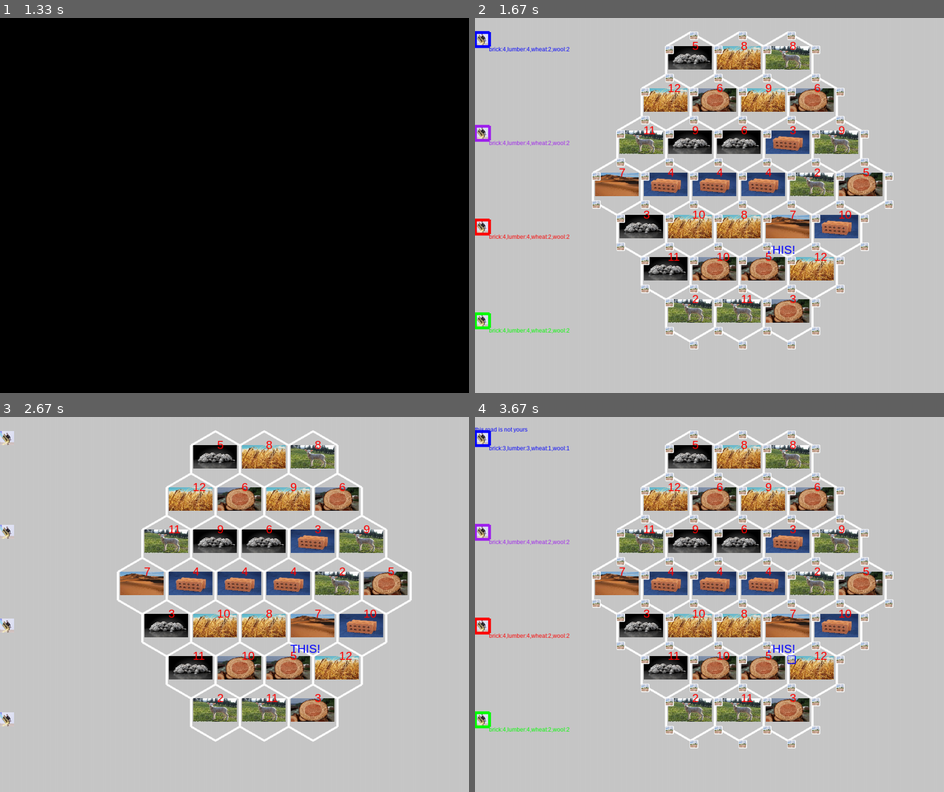
Above: before the commit, frames 1-4 (two rows, left to right).
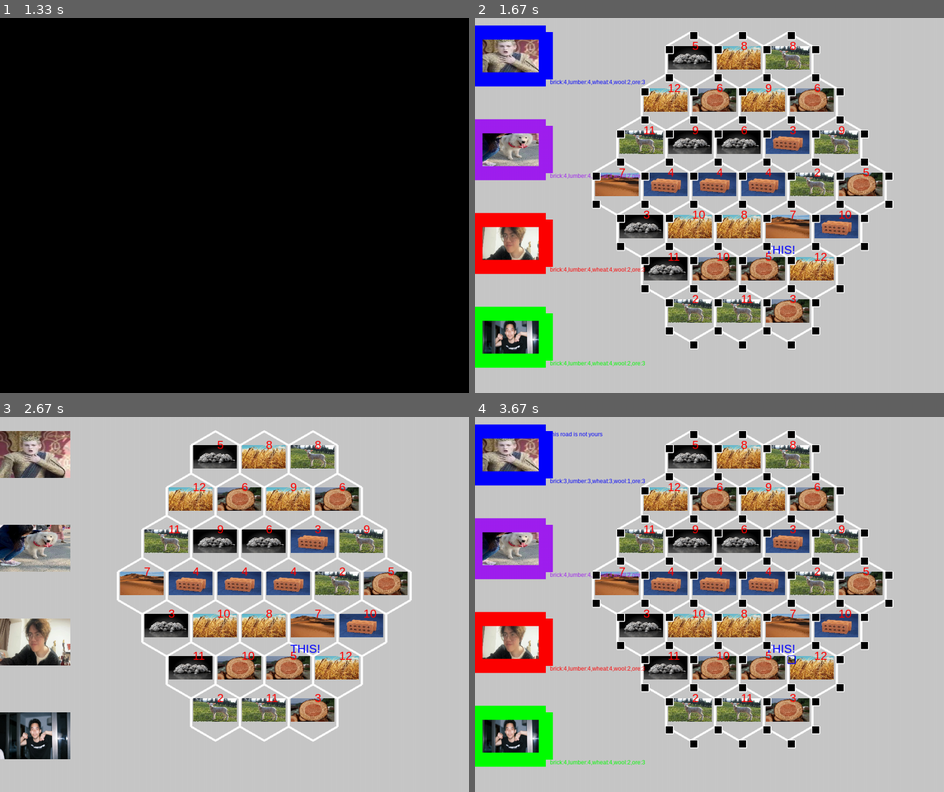
Above: after the commit, the same moments.

Repository: HAOzj/Practices-Python
Game: pygame game, started from pygame/catan/main.py
Same seed, same stepped clock (60 frames per second), same inputs: the game is played once before the commit and once after it.
Inputs:
- Up to frame 1 (1.33 s): hold Up 0.83-1.3 s
- Up to frame 2 (1.67 s): no input
- Up to frame 3 (2.67 s): tap V at 2.4 s
- Up to frame 4 (3.67 s): tap T at 3.07 s; hold Left from 3.4 s (still down)

Frame 1 is identical in both runs. In frame 2, 13% of the frame differs, in the area x 0-89%, y 1-94%; in frame 3, 6.9%; in frame 4, 13%.

Commit message:
distinguish village and town; warning message refactor
1. vertex can be upgraded
2. player has point and the game is over when reaching the win point
3. change warning message mechanism

Diff:
--- a/pygame/catan/conf.py
+++ b/pygame/catan/conf.py
@@ -12,7 +12,11 @@
 # tile
 RADIUS = 30
 
+# vertex
+INIT_COLOR = 'white'
+
 # 玩家配置
+WIN_POINT = 10
 names = ['小蓝', '小紫', '小红', '小绿']
 colors = ['blue', 'purple', 'red', 'green']
 xs = [0] * 4
--- a/pygame/catan/main.py
+++ b/pygame/catan/main.py
@@ -10,12 +10,12 @@
 import pygame
 
 from conf import (
-    CAPTION, WIDTH, HEIGHT, BACKGROUND,
+    CAPTION, WIDTH, HEIGHT, BACKGROUND, WIN_POINT,
     xs, ys, colors, names
 )
-from edge import Edge
-from vertex import Vertex
-from player import Player
+from player import (
+    Player, WarningMessage
+)
 from tile import Hexagon
 from util import (
     init_layout, drop_duplicate_and_befriend_edge_vertex
@@ -27,7 +27,8 @@
     for tile in hexs:
         resource = tile.res
         for vertex in [vertex for vertex in tile.vertices if vertex.color in color2player]:
-            color2player[vertex.color] + resource
+            if vertex.level == 2:
+                color2player[vertex.color] + resource
 
     print('---initialize resource---')
     for jugador in color2player.values():
@@ -41,7 +42,7 @@
         screen: 显示的屏幕
 
     Returns:
-        list(Tile)
+        list[Tile]
         dict
     """
     # x_unit和y_unit表示相邻两层的第一个六边形中心的坐标差
@@ -78,7 +79,8 @@
         resource = tile.res
         for vertex in [vertex for vertex in tile.vertices if vertex.color in color2player]:
             jugador = color2player[vertex.color]
-            jugador + resource
+            for _ in range(vertex.level):
+                jugador + resource
 
     print(f"{turno} round, {joueur.name} has rolled {no}")
 
@@ -91,7 +93,7 @@
     """
     road = tile.edges[j - 1]
     if road.color != Hexagon.INIT_COLOR:
-        player.warning(is_occupied=True)
+        player.warning(message=WarningMessage.OCCUPIED)
     elif not is_check or any(
             [adj.color == player.color for adj in edge2edge[road]] +
             [adj.color == player.color for adj in edge2ver[road]]
@@ -101,7 +103,7 @@
         else:
             player.warning(obj='road')
     else:
-        player.warning(is_enclave=True)
+        player.warning(message=WarningMessage.ENCLAVE)
     sleep(0.5)
 
 
@@ -121,16 +123,36 @@
     """
     village = tile.vertices[j - 1]
     if village.color != Hexagon.INIT_COLOR:
-        player.warning(is_occupied=True)
+        player.warning(message=WarningMessage.OCCUPIED)
     elif not is_check or any([edge.color == player.color for edge in ver2edge[village]]):
         if any([ver.color != Hexagon.INIT_COLOR for ver in ver2ver[village]]):
-            player.warning(is_overcrowded=True)
+            player.warning(message=WarningMessage.OVERCROWDED)
         elif player.build_village():
             tile.change_vertex_color(j - 1, player.color)
+            player.point += 1
         else:
             player.warning(obj='village')
     else:
-        player.warning(is_enclave=True)
+        player.warning(message=WarningMessage.ENCLAVE)
+    sleep(0.5)
+
+
+def upgrade_village(player: Player, tile: Hexagon, j: int):
+    """升级村庄
+
+    Args:
+        player:
+        tile:
+        j: 角在tile的序号，从1开始
+    """
+    village = tile.vertices[j - 1]
+    if village.color != player.color:
+        player.warning(message=WarningMessage.OCCUPIED)
+    elif player.update_village():
+        tile.upgrade_vertex(j - 1)
+        player.point += 1
+    else:
+        player.warning(message=WarningMessage.SHORTAGE)
     sleep(0.5)
 
 
@@ -143,6 +165,7 @@
 def demolish_village(player: Player, tile: Hexagon, j: int):
     village = tile.vertices[j - 1]
     player.demolish_village(village=village, color=Hexagon.INIT_COLOR)
+    player.point -= 1
     sleep(0.5)
 
 
@@ -201,7 +224,7 @@
         # tile grows resource
         if turno > 8:
             # roll点
-            roll(player, no2tiles, color2player,turno)
+            roll(player, no2tiles, color2player, turno)
 
         # show the current resources of each player
         # by name's alphabetic order
@@ -261,6 +284,8 @@
                 build_road(player, tile=tiles[i], j=j, edge2edge=edge2edge, edge2ver=edge2ver, is_check=i > 8)
             elif keys[pygame.K_v]:
                 build_village(player, tiles[i], j, ver2edge=ver2edge, ver2ver=ver2ver, is_check=i > 8)
+            elif keys[pygame.K_u]:
+                upgrade_village(player, tiles[i], j)
             elif keys[pygame.K_t]:
                 demolish_road(player, tile=tiles[i], j=j)
             elif keys[pygame.K_b]:
@@ -275,6 +300,11 @@
 
             pygame.display.update()
 
+            if player.point >= WIN_POINT:
+                print(f'GAME OVER!')
+                pygame.quit()
+                exit()
+
             # pass over to the next player
             if keys[pygame.K_0]:
                 break
--- a/pygame/catan/player.py
+++ b/pygame/catan/player.py
@@ -9,7 +9,15 @@
 
 import pygame
 
+# from enum import StrEnum
 from util import draw_colorized_contour
+
+
+class WarningMessage():
+    OVERCROWDED = "there is already settlement in vicinity"
+    OCCUPIED = "this {} is already occupied"
+    ENCLAVE = "no connected settlement or road"
+    SHORTAGE = "no enough res for {}"
 
 
 class Player(pygame.sprite.Sprite):
@@ -25,24 +33,35 @@
         edges(Edge): owned Edge[s]
         vertices(Vertex): owned Vertex[s]
     """
-    WIDTH, HEIGHT = 30, 30
+    WIDTH, HEIGHT = 150, 100
     ROAD = ['brick', 'lumber']
     VILLAGE = ROAD + ['wheat', 'wool']
+    UPGRADE = ['wheat'] * 2 + ['ore'] * 3
+    DEVELOP_CARD = ['wheat', 'wool', 'ore']
+    I = 0
+    IMAGE = ['xiaokuan', 'jiahuan', 'xiaoshu', 'giegie']
 
     def __init__(self, color, x, y, name, screen):
         super().__init__()
+        self.i = self.I
+        self.__class__.I += 1
         self.color = color
         self.screen = screen
-        self.image = pygame.image.load("../images/catan/player.jpeg")
+        self.image = pygame.image.load(f"../images/catan/{self.IMAGE[self.i % 4]}.jpeg")
         self.image = pygame.transform.scale(self.image, (self.WIDTH, self.HEIGHT))
         self.rect = pygame.rect.Rect(x, y, self.WIDTH, self.HEIGHT)
         self.resources = defaultdict(int)
         self.name = name
         self.font = pygame.font.SysFont('Arial', 12)
         self.edges, self.vertices = set(), set()
+        self.point = 0  # TODO: 计算分数
+        self.dest = (self.rect.right + 10, self.rect.y)
+        self.card_dest = (self.rect.right + 10, self.rect.y + self.HEIGHT)
 
         for res in self.VILLAGE + self.ROAD:
             self.__add__(res)
+            self + res
+        for res in self.UPGRADE:
             self + res
 
     def __add__(self, resource):
@@ -51,7 +70,8 @@
     def __sub__(self, resource):
         self.resources[resource] -= 1
 
-    def roll_dice(self):
+    @staticmethod
+    def roll_dice():
         return random.randint(1, 6) + random.randint(1, 6)
 
     def build_road(self):
@@ -68,6 +88,13 @@
             return True
         return False
 
+    def update_village(self):
+        if all([self.resources[res] >= 1 for res in self.UPGRADE]):
+            for res in self.UPGRADE:
+                self - res
+            return True
+        return False
+
     def demolish_village(self, village, color):
         if village.color == self.color:
             for res in self.VILLAGE:
@@ -80,9 +107,8 @@
                     True,
                     pygame.Color(self.color)
                 ),
-                dest=(self.rect.x, self.rect.y - 10)
+                dest=self.dest
             )
-
 
     def demolish_road(self, road, color):
         if road.color == self.color:
@@ -96,20 +122,18 @@
                     True,
                     pygame.Color(self.color)
                 ),
-                dest=(self.rect.x, self.rect.y - 10)
+                dest=self.dest
             )
 
-    def warning(self, obj='road', is_enclave: bool = False, is_overcrowded: bool = False, is_occupied: bool = False):
-        text = "no connected settlement or road" if is_enclave else "no enough res for " + obj
-        if is_overcrowded: text = "there is already settlement in vicinity"
-        if is_occupied: text = f" this {obj} is already occupied"
+    def warning(self, obj='road', message=WarningMessage.SHORTAGE):
+        text = message.format(obj)
         self.screen.blit(
             source=self.font.render(
                 text,
                 True,
                 pygame.Color(self.color)
             ),
-            dest=(self.rect.x, self.rect.y - 10)
+            dest=self.dest
         )
 
     def show_card(self):
@@ -126,5 +150,5 @@
                 True,
                 pygame.Color(self.color)
             ),
-            dest=(self.rect.x + self.WIDTH, self.rect.y + self.HEIGHT)
+            dest=self.card_dest
         )
--- a/pygame/catan/tile.py
+++ b/pygame/catan/tile.py
@@ -5,9 +5,11 @@
 @author : woshihaozhaojun@sina.com
 """
 import math
+
 import pygame
+
 from conf import (
-    RADIUS,
+    RADIUS, INIT_COLOR
 )
 from edge import Edge
 from vertex import Vertex
@@ -34,7 +36,7 @@
     G3 = math.sqrt(3)
     WIDTH, HEIGHT = RADIUS * 2 * G3 - 2 * Edge.WIDTH, 2 * RADIUS - 2 * Edge.WIDTH
     ANGLES = [i * math.pi / 3 + math.pi / 6 for i in range(6)]
-    INIT_COLOR = 'white'
+    INIT_COLOR = INIT_COLOR
 
     def __init__(self, no, resource_type, center_x, center_y, screen):
         super().__init__()
@@ -89,6 +91,9 @@
     def change_vertex_color(self, i, color):
         self.vertices[i].change_color(color)
 
+    def upgrade_vertex(self, i):
+        self.vertices[i].upgrade()
+
     def show_no(self, color='red'):
         """显示在六边形的上半部"""
         self.screen.blit(
@@ -113,7 +118,7 @@
             vertex2adj.setdefault(vertex, set()).add(self.vertices[(i + 1) % 6])
 
         for i, edge in enumerate(self.edges):
-            edge2adj.setdefault(edge, set()).add(self.edges[i-1])
+            edge2adj.setdefault(edge, set()).add(self.edges[i - 1])
             edge2adj.setdefault(edge, set()).add(self.edges[(i + 1) % 6])
             edge2incident.setdefault(edge, set()).add(self.vertices[i])
             edge2incident.setdefault(edge, set()).add(self.vertices[(i + 1) % 6])
--- a/pygame/catan/vertex.py
+++ b/pygame/catan/vertex.py
@@ -1,5 +1,12 @@
+# -*- coding:utf-8 -*-
+"""
+Created on May 03 2023
+
+@author : woshihaozhaojun@sina.com
+"""
 import pygame
 
+from conf import INIT_COLOR
 from util import draw_colorized_contour
 
 
@@ -20,10 +27,14 @@
         self.screen = screen
         self.topleft = (x, y)
         self.rect = pygame.rect.Rect(x, y, self.WIDTH, self.HEIGHT)
-        self.image = pygame.image.load("../images/catan/empty.jpeg")
-        self.image = pygame.transform.scale(self.image, (self.WIDTH, self.HEIGHT))
+        self.image = pygame.surface.Surface((self.WIDTH, self.HEIGHT))
         self.color = color
         self.edges = list()
+        self.level = 0
+
+    def _change_image(self, file_path="../images/catan/hut.jpeg"):
+        self.image = pygame.image.load(file_path)
+        self.image = pygame.transform.scale(self.image, (self.WIDTH, self.HEIGHT))
 
     def show(self):
         # colorize the contour
@@ -37,6 +48,13 @@
 
     def change_color(self, color):
         self.color = color
+        if color != INIT_COLOR:
+            self.level += 1
+            self._change_image()
+
+    def upgrade(self):
+        self.level += 1
+        self._change_image('../images/catan/town.jpeg')
 
     def __hash__(self):
         return hash(self.topleft)
Binary file added: pygame/images/catan/giegie.jpeg
Binary file added: pygame/images/catan/jiahuan.jpeg
Binary file added: pygame/images/catan/xiaokuan.jpeg
Binary file added: pygame/images/catan/xiaoshu.jpeg
